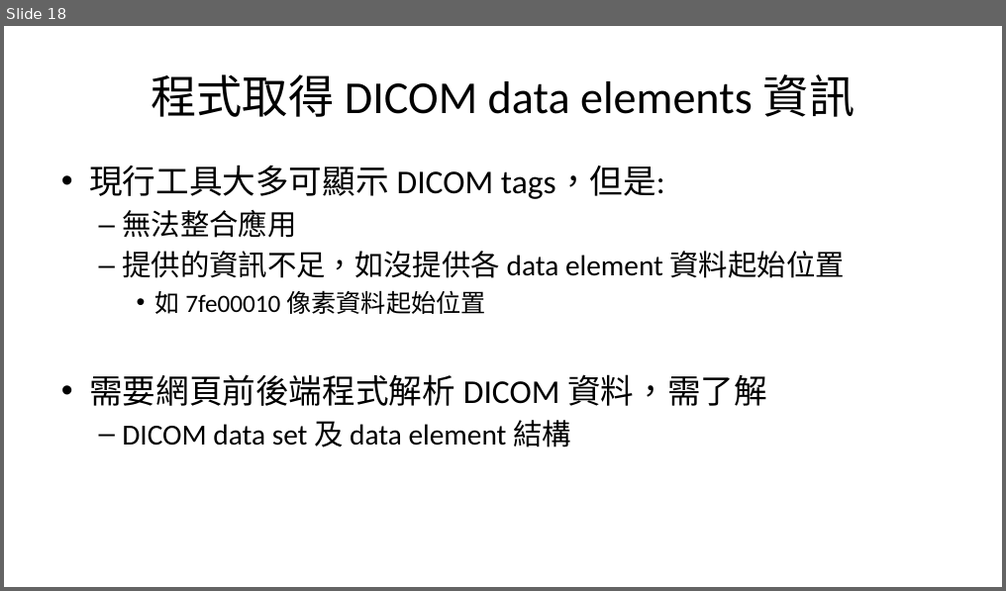
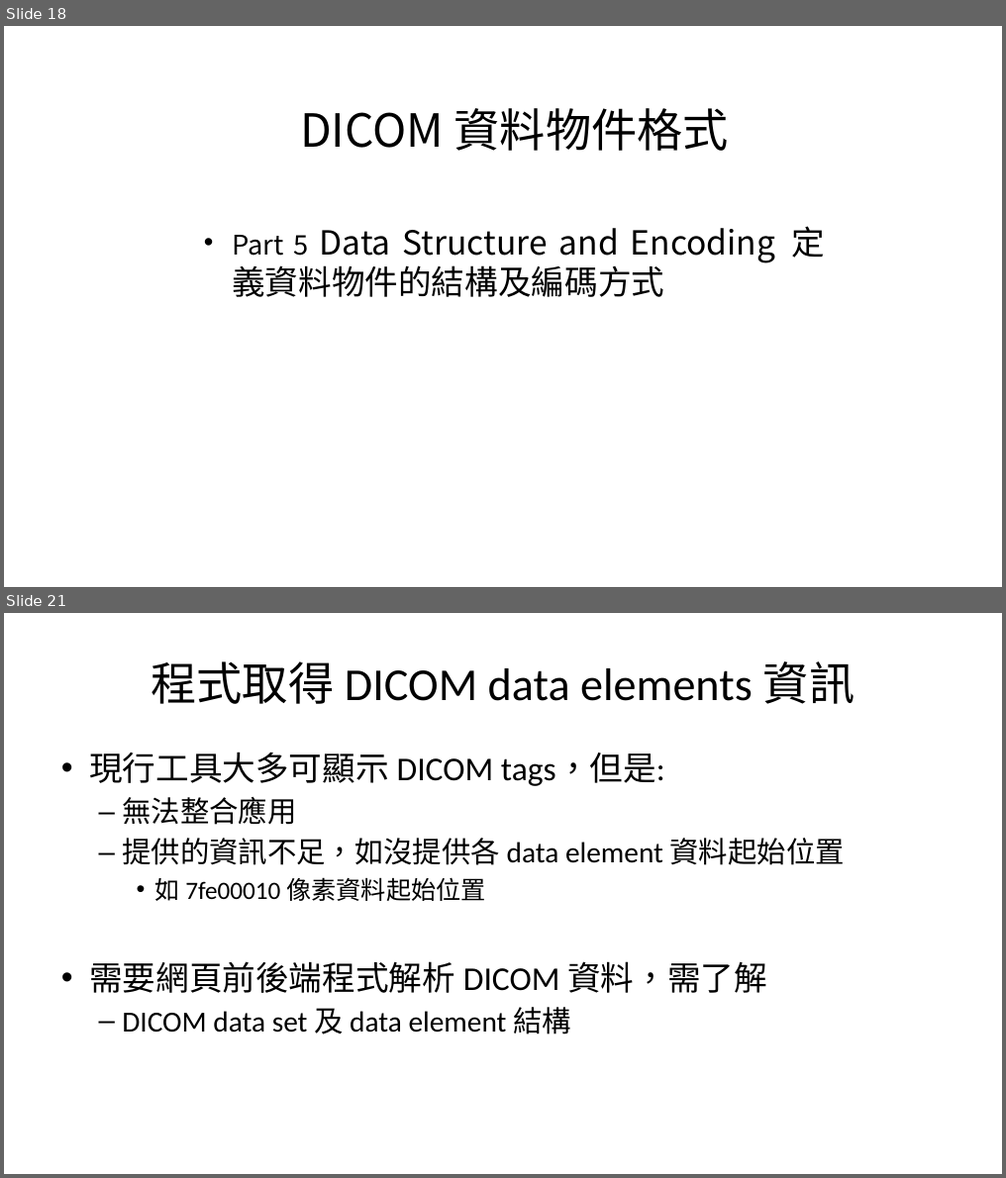
Before and after one commit to mos2718/drawDICOM, a slide deck: DrawDICOM1.pptx. Shown one above the other, each under a label of ours: slide 18 before the commit, slides 18 and 21 after it; the slides between them are not shown. The pictures are 1006x591 and 1006x1178 pixels, drawn with LibreOffice and Linux fonts; fonts in the diff are those of the drawing. Boxes give left, top, right and bottom in pixels: in the first picture for what was removed or moved away, otherwise in the second. Text is boxed around its words. In the diff, an @@ line names an element or a change of style, - is before the commit and + after.

```diff
--- a/DrawDICOM1.pptx
+++ b/DrawDICOM1.pptx
@@ slide 18 added at [4,26,1002,587], background #FFFFFF @@
@@ title added at [300,108,729,151], 44 pt, text #000000 @@
+DICOM 資料物件格式
@@ text added at [232,226,826,297], 32 pt, text #000000 @@
+• Part 5 Data Structure and Encoding 定義資料物件的結構及編碼方式
@@ what was slide 18 is now slide 21 @@
```
Also in this commit, not shown: 3 slides changed, 7 other slides added, 5 other files.
